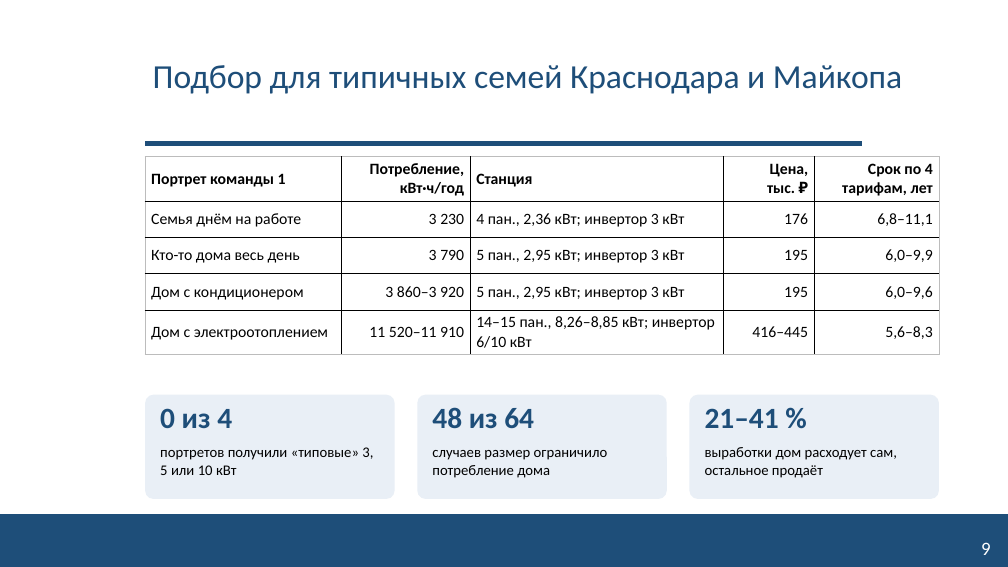
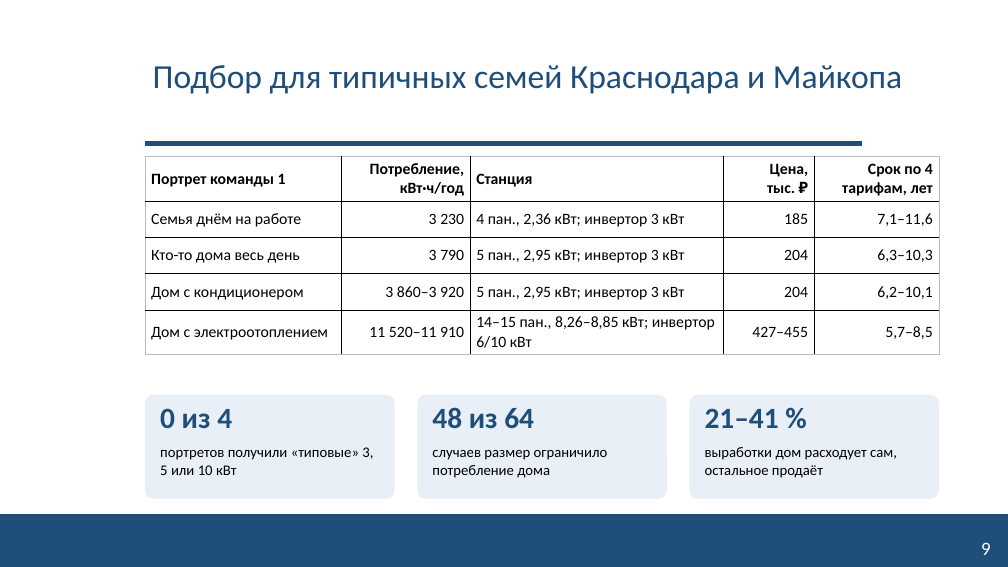
Before and after one commit to NeK0ban/SunCount, a slide deck: slide 9 of reports/SunCount_interim_talk.pptx. Drawn at 1008x567 pixels with LibreOffice and Linux fonts; fonts in the diff are those of the drawing; background and template pictures are left out. Boxes give left, top, right and bottom in pixels: in the first picture for what was removed or moved away, otherwise in the second. Text is boxed around its words. In the diff, an @@ line names an element or a change of style, - is before the commit and + after.

```diff
--- a/reports/SunCount_interim_talk.pptx
+++ b/reports/SunCount_interim_talk.pptx
@@ table at box(145, 157, 939, 352) @@
-row 2, column 4: 176
+row 2, column 4: 185
-row 2, column 5: 6,8–11,1
+row 2, column 5: 7,1–11,6
-row 3, column 4: 195
+row 3, column 4: 204
-row 3, column 5: 6,0–9,9
+row 3, column 5: 6,3–10,3
-row 4, column 4: 195
+row 4, column 4: 204
-row 4, column 5: 6,0–9,6
+row 4, column 5: 6,2–10,1
-row 5, column 4: 416–445
+row 5, column 4: 427–455
-row 5, column 5: 5,6–8,3
+row 5, column 5: 5,7–8,5
```
Also in this commit, not shown: 3 other slides changed, 22 other files.
